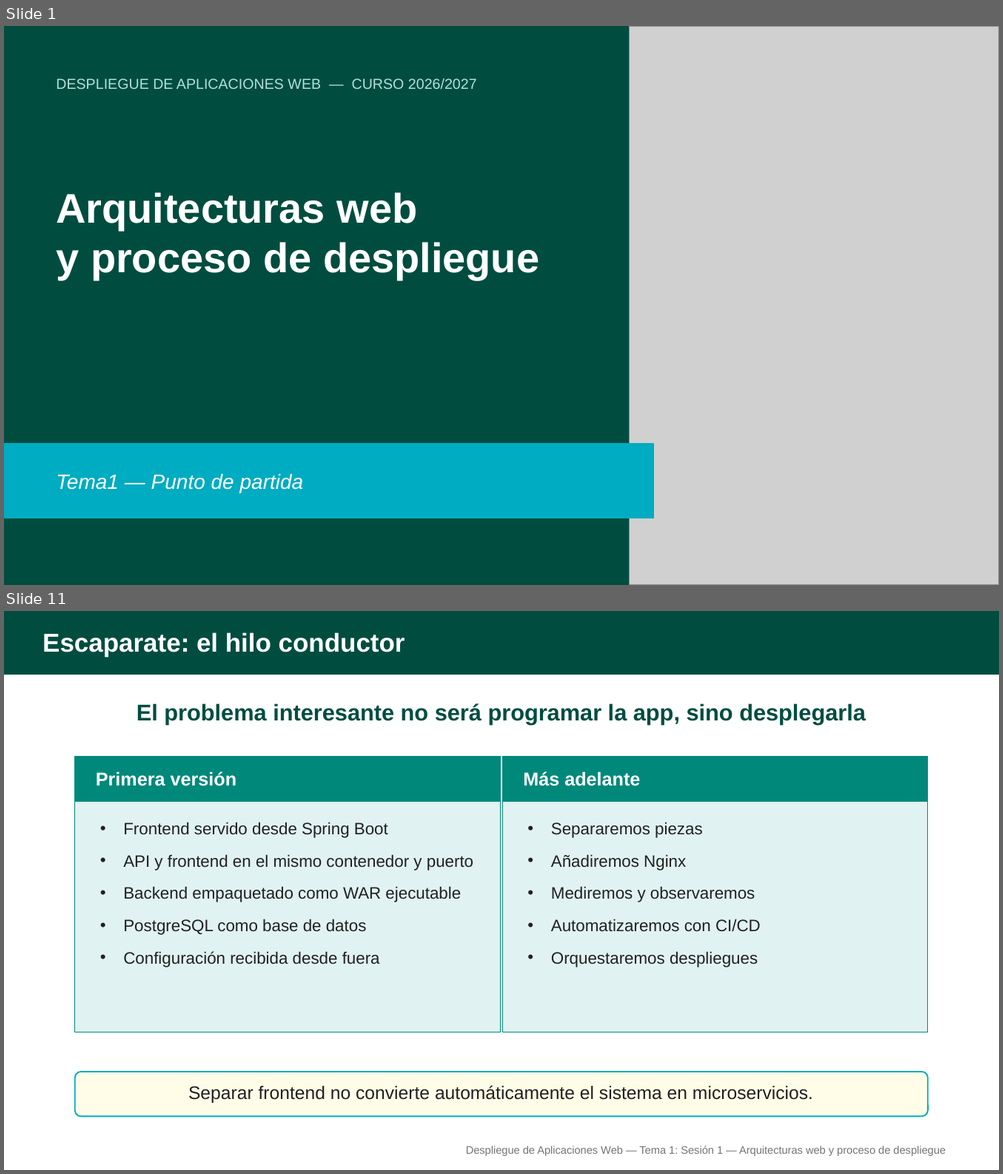
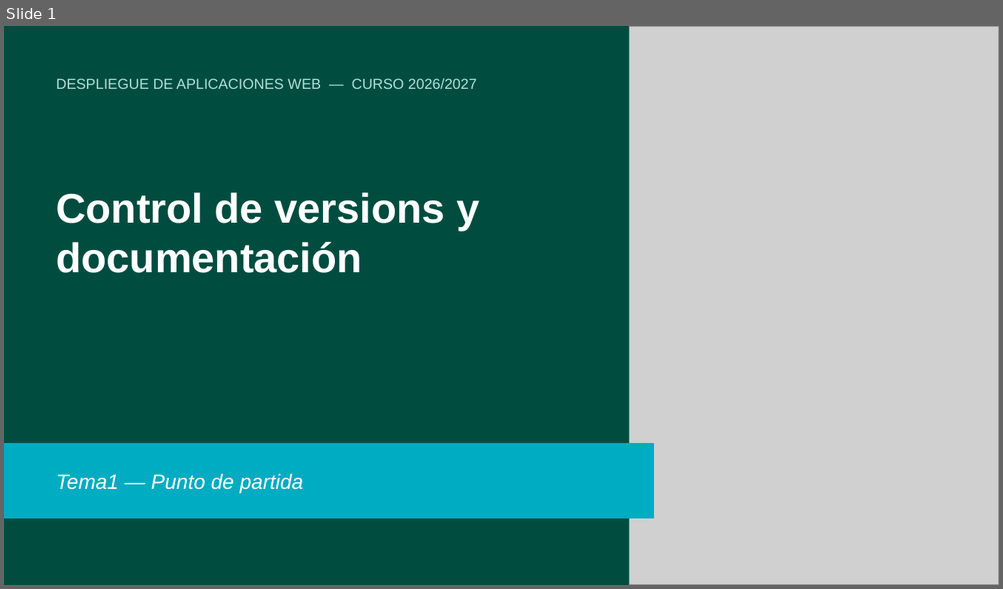
Before and after one commit to alejandroroig/despliegue-daw, a slide deck: docs/tema1/diapositivas/control_versiones_documentacion.pptx. Shown one above the other, each under a label of ours: slides 1 and 11 before the commit, slide 1 after it; the slides between them are not shown. The pictures are 1003x1174 and 1003x589 pixels, drawn with LibreOffice and Linux fonts; fonts in the diff are those of the drawing; grey boxes stand for pictures. Boxes give left, top, right and bottom in pixels: in the first picture for what was removed or moved away, otherwise in the second. Text is boxed around its words. In the diff, an @@ line names an element or a change of style, - is before the commit and + after.

```diff
--- a/docs/tema1/diapositivas/control_versiones_documentacion.pptx
+++ b/docs/tema1/diapositivas/control_versiones_documentacion.pptx
@@ slide 11 removed at [4, 611, 999, 1170], background #FFFFFF @@
@@ rectangle removed at [4, 611, 999, 675] @@
@@ text removed at [42, 632, 405, 657] @@
-Escaparate: el hilo conductor
@@ text removed at [136, 703, 865, 725] @@
-El problema interesante no será programar la app, sino desplegarla
@@ rectangle removed at [75, 757, 500, 1033] @@
@@ rectangle removed at [75, 757, 500, 801] @@
@@ rectangle removed at [503, 757, 928, 1033] @@
@@ rectangle removed at [503, 757, 928, 801] @@
@@ text removed at [96, 772, 237, 786] @@
-Primera versión
@@ text removed at [523, 772, 640, 786] @@
-Más adelante
@@ text removed at [123, 822, 473, 968] @@
-• Frontend servido desde Spring Boot
-• API y frontend en el mismo contenedor y puerto
-• Backend empaquetado como WAR ejecutable
-• PostgreSQL como base de datos
-• Configuración recibida desde fuera
@@ text removed at [551, 822, 760, 968] @@
-• Separaremos piezas
-• Añadiremos Nginx
-• Mediremos y observaremos
-• Automatizaremos con CI/CD
-• Orquestaremos despliegues
@@ rounded rectangle removed at [75, 1072, 928, 1117] @@
@@ text removed at [188, 1086, 813, 1103] @@
-Separar frontend no convierte automáticamente el sistema en microservicios.
@@ text removed at [466, 1146, 945, 1156] @@
-Despliegue de Aplicaciones Web — Tema 1: Sesión 1 — Arquitecturas web y proceso de despliegue
@@ slide 1 changed as well @@
@@ text at [56, 192, 479, 273]: text changed @@
-Arquitecturas web
-y proceso de despliegue
+Control de versions y documentación
```
Also in this commit, not shown: 2 other slides changed, 12 slides added, 10 other slides removed, 3 other files.
